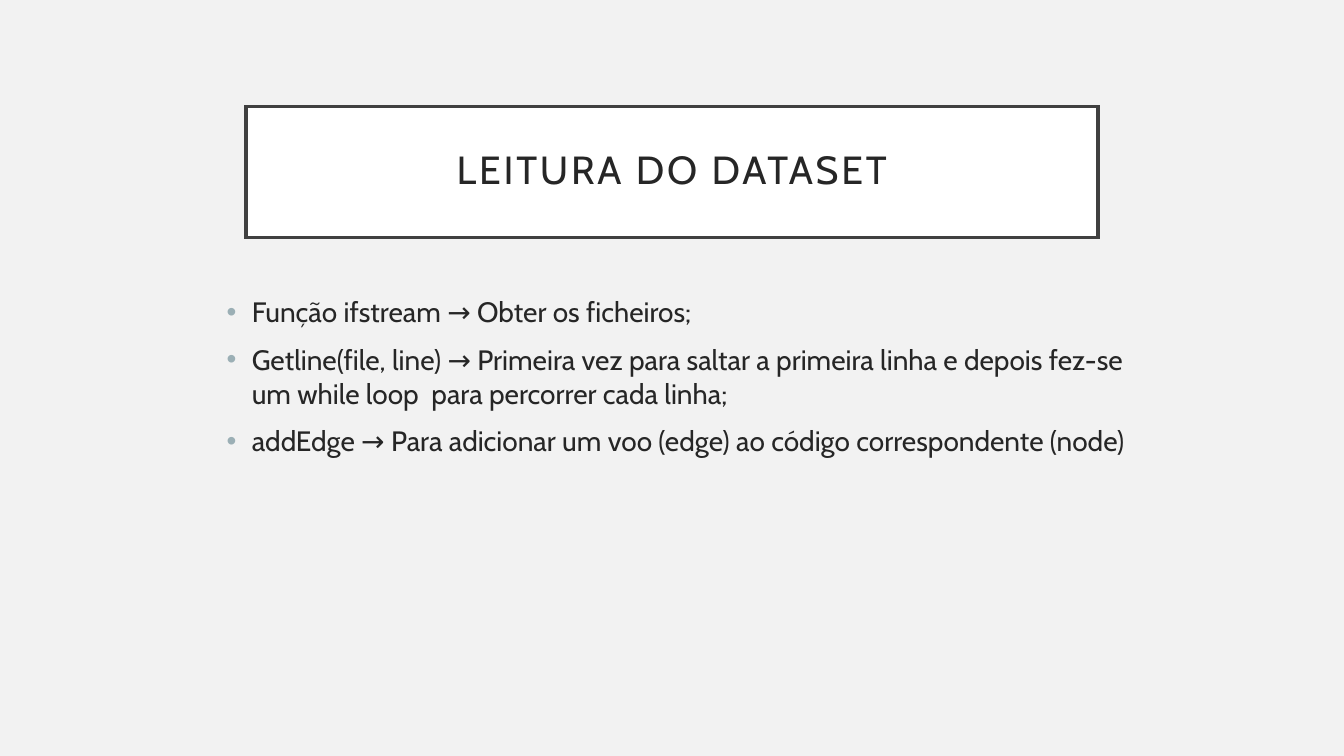
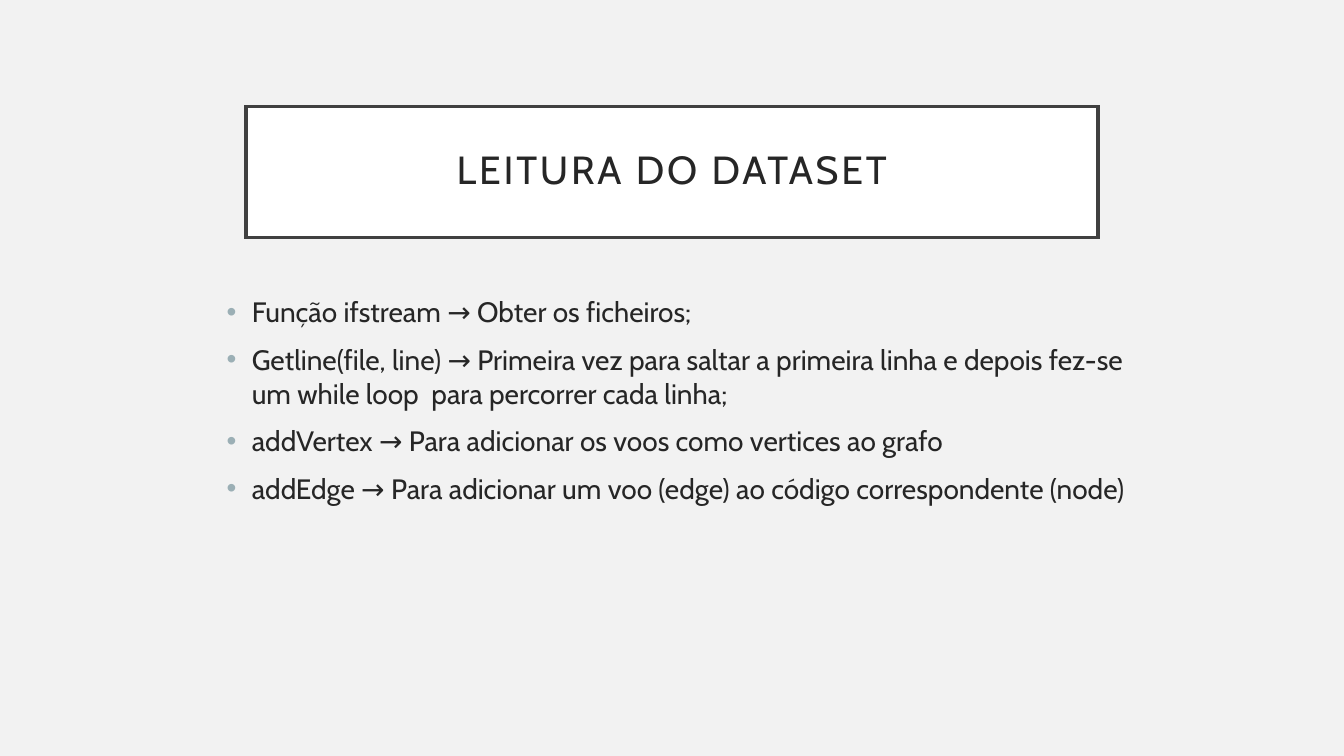
Before and after one commit to Eduarda34/FEUP-AED-23.24-Proj2, a slide deck: slide 4 of PPT/Apresentação.pptx. Drawn at 1344x756 pixels with LibreOffice and Linux fonts; fonts in the diff are those of the drawing. Boxes give left, top, right and bottom in pixels: in the first picture for what was removed or moved away, otherwise in the second. Text is boxed around its words. In the diff, an @@ line names an element or a change of style, - is before the commit and + after.

```diff
--- a/PPT/Apresentação.pptx
+++ b/PPT/Apresentação.pptx
@@ text at box(252, 430, 943, 458): paragraph added @@
+• addVertex → Para adicionar os voos como vertices ao grafo
```
Also in this commit, not shown: 2 other slides changed, 4 slides added, 3 slides removed, 3 other files.
